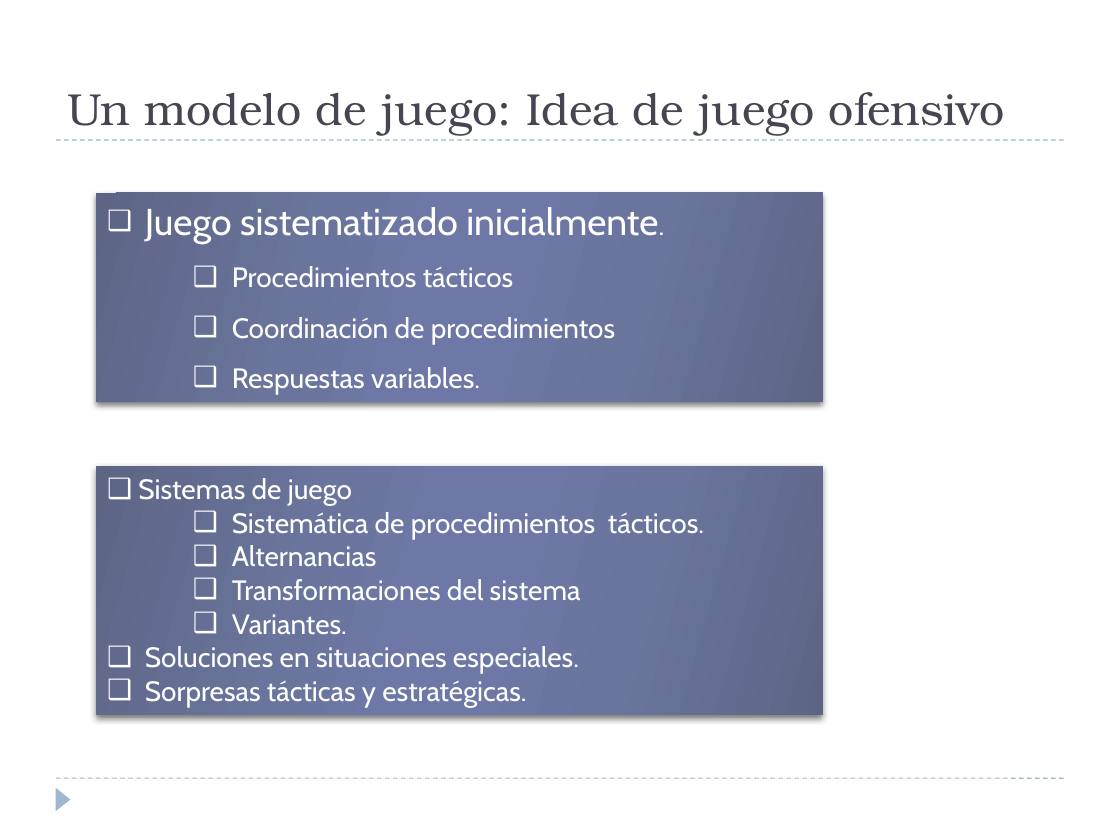
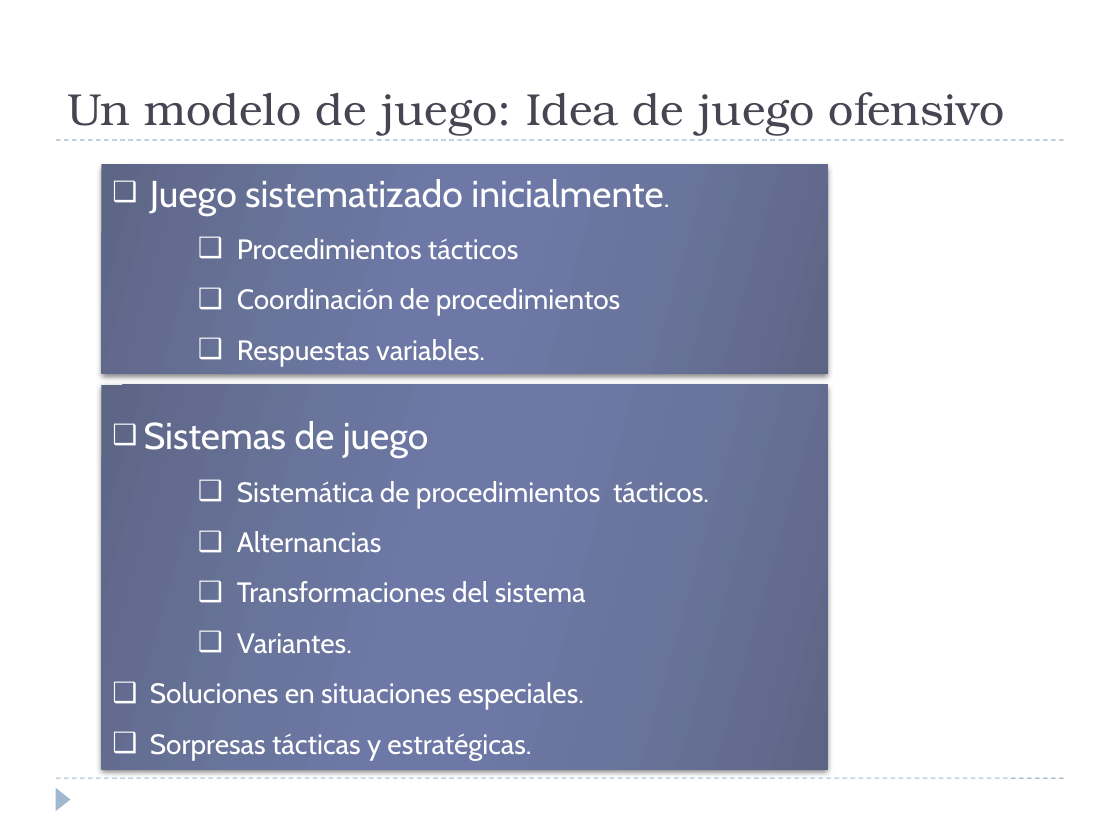
Before and after one commit to jahama/lbh_planificacion_temp_2011-12, a slide deck: slide 5 of ataque/modelo-juego-ofensivo.pptx. Drawn at 1120x840 pixels with LibreOffice and Linux fonts; fonts in the diff are those of the drawing. Boxes give left, top, right and bottom in pixels: in the first picture for what was removed or moved away, otherwise in the second. Text is boxed around its words. In the diff, an @@ line names an element or a change of style, - is before the commit and + after.

```diff
--- a/ataque/modelo-juego-ofensivo.pptx
+++ b/ataque/modelo-juego-ofensivo.pptx
@@ rectangle "Juego sistematizado inicialmente." moved from (x1=96, y1=193, x2=822, y2=402) to (x1=102, y1=165, x2=828, y2=374) @@
@@ rectangle "Sistemas de juego" resized from (x1=96, y1=466, x2=822, y2=715) to (x1=102, y1=385, x2=828, y2=769) @@
@@ rectangle "Sistemas de juego" at (x1=102, y1=385, x2=828, y2=769): size 18 to 24 pt in "Sistemas de juego"; line spacing 1 to 1.5 @@
```
Also in this commit, not shown: 2 other slides changed, 12 other files.
